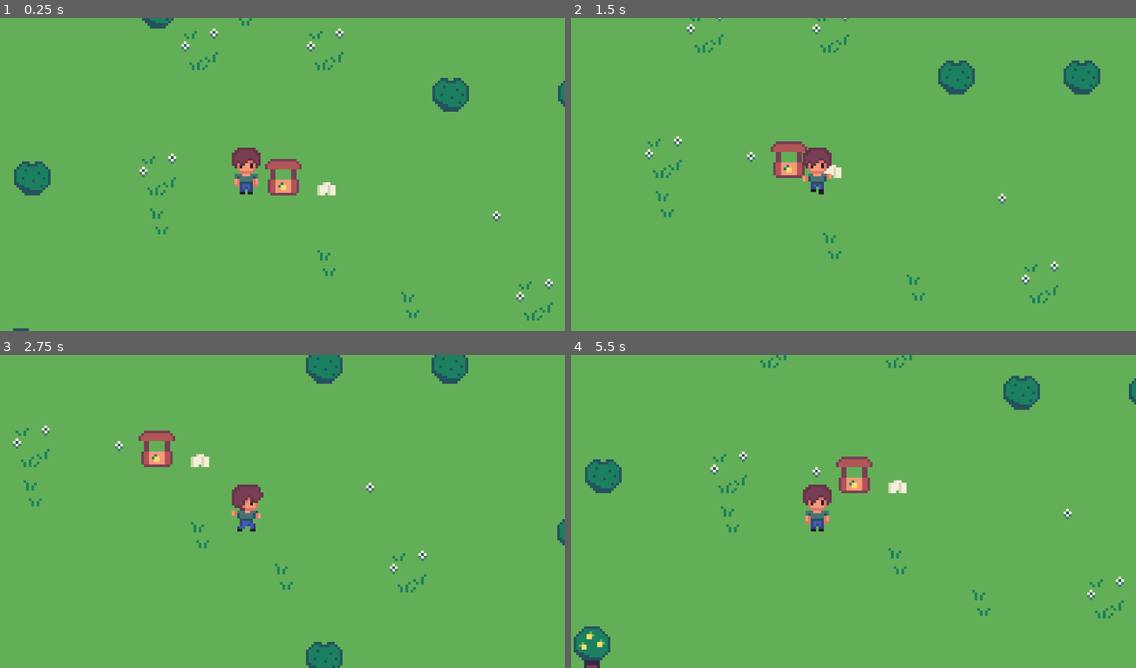
Above: before the commit, frames 1-4 (two rows, left to right).
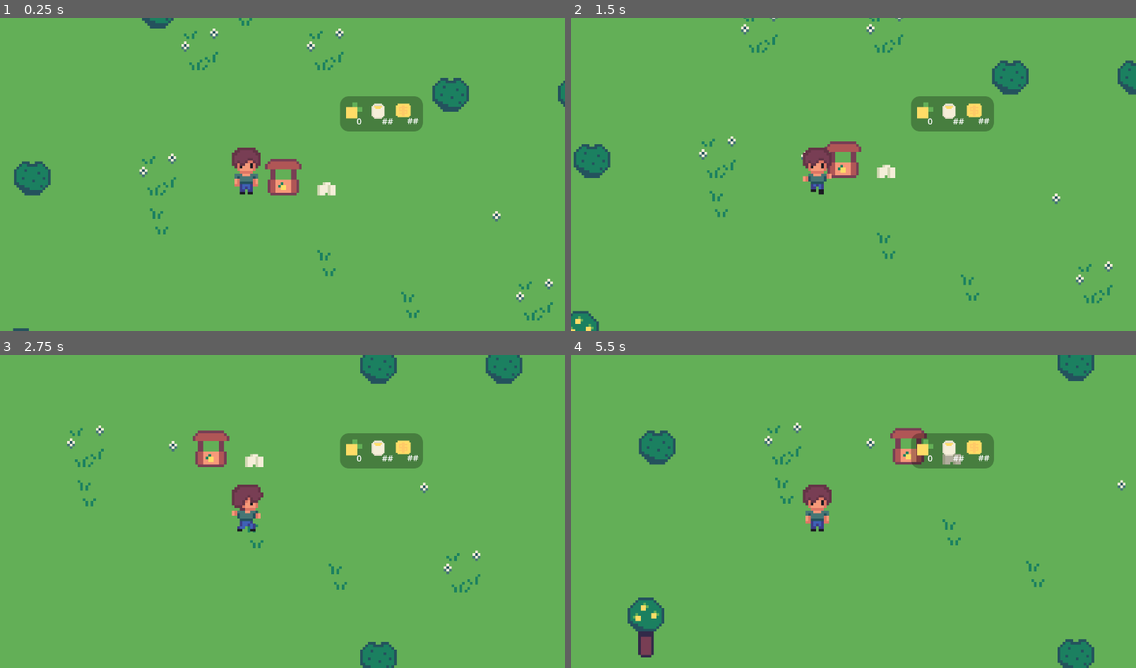
Above: after the commit, the same moments.

Repository: ZenSeven-ai/lemonade-stand
Game: Godot game, scene res://main.tscn
The game is run twice, just before and just after one commit, with the same random seed, the same clock (stepped at 60 frames per second) and the same inputs. The project has no main scene, so this scene is started directly.
Inputs:
- Up to frame 1 (0.25 s): no input
- Up to frame 2 (1.5 s): hold D (right) 0.53-1.28 s; tap E (interact) at 0.6, 1.35 s; hold S (down) from 1.28 s (still down)
- Up to frame 3 (2.75 s): release S (down) at 2.03 s; hold D (right) from 2.03 s (still down); tap E (interact) at 2.1 s
- Up to frame 4 (5.5 s): release D (right) at 2.78 s; hold W (up) 2.78-3.53 s; tap E (interact) every 0.75 s from 2.85 to 5.1 s; hold A (left) 3.53-5.03 s; hold S (down) from 5.03 s (still down)

The runs differ from the first frame. In frame 1, 1.6% of the frame differs, in the area x 60-75%, y 25-37%; in frame 2, 7.1%; in frame 3, 7.0%; in frame 4, 7.8%, in the area x 0-100%, y 0-100%.

Commit message:
changes to HUD

Diff:
--- /dev/null
+++ b/HUD.gd
@@ -0,0 +1,14 @@
+extends CanvasLayer
+var lemon_count = 0
+
+func _ready():
+	# initilize HUD to 0
+	$lemons.text = str(lemon_count)
+
+
+
+
+
+func _on_lemon_collected():
+	lemon_count = lemon_count + 3
+	_ready()
--- a/main.tscn
+++ b/main.tscn
@@ -1,9 +1,13 @@
-[gd_scene load_steps=31 format=3 uid="uid://doyc1bot0vht7"]
+[gd_scene load_steps=36 format=3 uid="uid://doyc1bot0vht7"]
 
 [ext_resource type="Texture2D" uid="uid://b6mwsyii0f1sv" path="res://art/ground.png" id="1_ewjvi"]
 [ext_resource type="Script" path="res://player.gd" id="2_4843m"]
 [ext_resource type="Texture2D" uid="uid://dx14ma0h018wy" path="res://art/lemonade-sprite.png" id="2_sc0ud"]
 [ext_resource type="PackedScene" uid="uid://dwb2mox76aswq" path="res://tree_anim.tscn" id="4_3r412"]
+[ext_resource type="Script" path="res://HUD.gd" id="5_t16d2"]
+[ext_resource type="Texture2D" uid="uid://duph2730yui0i" path="res://art/HUD/lemon.png" id="5_w3fac"]
+[ext_resource type="Texture2D" uid="uid://w6ncw74f3dh5" path="res://art/HUD/cup.png" id="7_cm5c3"]
+[ext_resource type="Texture2D" uid="uid://b8aufsbjh7oec" path="res://art/HUD/coin.png" id="8_osmk0"]
 
 [sub_resource type="TileSetAtlasSource" id="TileSetAtlasSource_rl0rm"]
 texture = ExtResource("1_ewjvi")
@@ -63,6 +67,7 @@
 2:0/0 = 0
 2:0/0/physics_layer_0/linear_velocity = Vector2(0, 0)
 2:0/0/physics_layer_0/angular_velocity = 0.0
+2:0/0/physics_layer_0/polygon_0/points = PackedVector2Array(-3.375, 2.375, 4.125, 2.5, 4.125, 6.5, -3.5, 6.625)
 3:0/0 = 0
 3:0/0/physics_layer_0/linear_velocity = Vector2(0, 0)
 3:0/0/physics_layer_0/angular_velocity = 0.0
@@ -70,6 +75,7 @@
 4:0/0 = 0
 4:0/0/physics_layer_0/linear_velocity = Vector2(0, 0)
 4:0/0/physics_layer_0/angular_velocity = 0.0
+4:0/0/physics_layer_0/polygon_0/points = PackedVector2Array(-6.625, -6.625, -6.25, 0.125, -5.875, 3.375, 5.125, 3.375, 6.875, 0.75, 6.5, -6.5)
 4:1/size_in_atlas = Vector2i(1, 2)
 4:1/0 = 0
 4:1/0/physics_layer_0/linear_velocity = Vector2(0, 0)
@@ -332,6 +338,13 @@
 [sub_resource type="RectangleShape2D" id="RectangleShape2D_xsc82"]
 size = Vector2(1310, 20)
 
+[sub_resource type="StyleBoxFlat" id="StyleBoxFlat_d7j46"]
+bg_color = Color(0, 0, 0, 0.278431)
+corner_radius_top_left = 20
+corner_radius_top_right = 20
+corner_radius_bottom_right = 20
+corner_radius_bottom_left = 20
+
 [node name="Node2D" type="Node2D"]
 
 [node name="TileMap" type="TileMap" parent="."]
@@ -408,3 +421,68 @@
 
 [node name="TreeAnim3" parent="." instance=ExtResource("4_3r412")]
 position = Vector2(194, 200)
+
+[node name="HUD" type="CanvasLayer" parent="."]
+script = ExtResource("5_t16d2")
+
+[node name="Control" type="Panel" parent="HUD"]
+offset_left = 780.0
+offset_top = 180.0
+offset_right = 970.0
+offset_bottom = 261.0
+theme_override_styles/panel = SubResource("StyleBoxFlat_d7j46")
+
+[node name="TextureRect" type="TextureRect" parent="HUD"]
+texture_filter = 3
+offset_left = 779.0
+offset_top = 182.0
+offset_right = 838.0
+offset_bottom = 243.0
+texture = ExtResource("5_w3fac")
+stretch_mode = 5
+
+[node name="lemons" type="Label" parent="HUD"]
+offset_left = 818.0
+offset_top = 223.0
+offset_right = 854.0
+offset_bottom = 251.0
+theme_override_colors/font_color = Color(1, 1, 1, 1)
+theme_override_font_sizes/font_size = 20
+text = "##"
+vertical_alignment = 1
+
+[node name="TextureRect2" type="TextureRect" parent="HUD"]
+texture_filter = 1
+offset_left = 843.0
+offset_top = 191.0
+offset_right = 891.0
+offset_bottom = 238.0
+texture = ExtResource("7_cm5c3")
+
+[node name="cups" type="Label" parent="HUD"]
+offset_left = 876.0
+offset_top = 223.0
+offset_right = 916.0
+offset_bottom = 251.0
+theme_override_font_sizes/font_size = 20
+text = "##"
+
+[node name="TextureRect3" type="TextureRect" parent="HUD"]
+texture_filter = 1
+offset_left = 898.0
+offset_top = 187.0
+offset_right = 952.0
+offset_bottom = 242.0
+texture = ExtResource("8_osmk0")
+
+[node name="Label" type="Label" parent="HUD"]
+offset_left = 934.0
+offset_top = 222.0
+offset_right = 974.0
+offset_bottom = 250.0
+theme_override_font_sizes/font_size = 20
+text = "##"
+
+[connection signal="lemon_collected" from="TreeAnim" to="HUD" method="_on_lemon_collected"]
+[connection signal="lemon_collected" from="TreeAnim2" to="HUD" method="_on_lemon_collected"]
+[connection signal="lemon_collected" from="TreeAnim3" to="HUD" method="_on_lemon_collected"]
--- a/player.gd
+++ b/player.gd
@@ -8,7 +8,8 @@
 @onready var animation_tree = $AnimationTree
 @onready var state_machine = animation_tree.get("parameters/playback")
 
-var lemons: int = 0
+
+
 
 
 
@@ -44,5 +45,7 @@
 
 
 
+
+
 func player():
 	pass
--- a/tree_anim.gd
+++ b/tree_anim.gd
@@ -1,7 +1,9 @@
 extends Node2D
 
+signal lemon_collected
 
 var player_in_area = false
+var the_body = null
 
 
 # Called when the node enters the scene tree for the first time.
@@ -15,11 +17,16 @@
 	# Make the tree animate to drop the lemons only if it has lemons
 	if Input.is_action_just_pressed("interact") && $Sprite2D.frame == 0 && player_in_area:
 
+
 		$AnimationPlayer.play("fall_lemons")
 
 		#wait for animation
 		await get_tree().create_timer(0.8).timeout
-		print("lemon")
+
+		# add lemons to the player
+		if the_body != null:
+			#the_body.add_lemon()
+			emit_signal("lemon_collected")
 
 
 
@@ -33,11 +40,19 @@
 
 
 func _on_interact_area_body_entered(body):
+
 	if body.has_method("player"):
 		player_in_area = true
+		the_body = body
+
+
+
+
+
 
 
 
 func _on_interact_area_body_exited(body):
 	if body.has_method("player"):
 		player_in_area = false
+		the_body = null
Binary file added: art/HUD/coin.png
Not shown, added: art/HUD/coin.png.import
Binary file added: art/HUD/cup.png
Not shown, added: art/HUD/cup.png.import
Binary file added: art/HUD/lemon.png
Not shown, added: art/HUD/lemon.png.import
